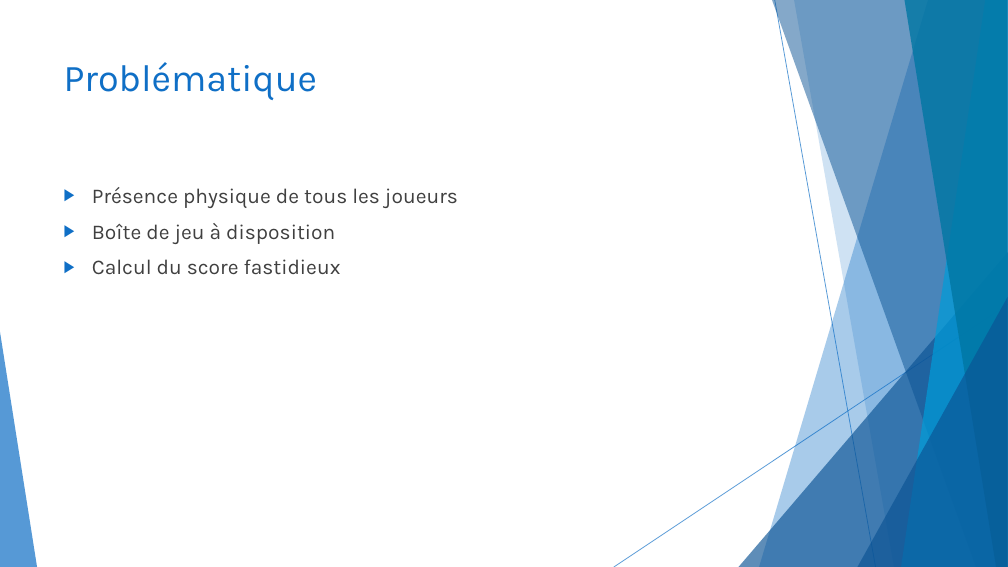
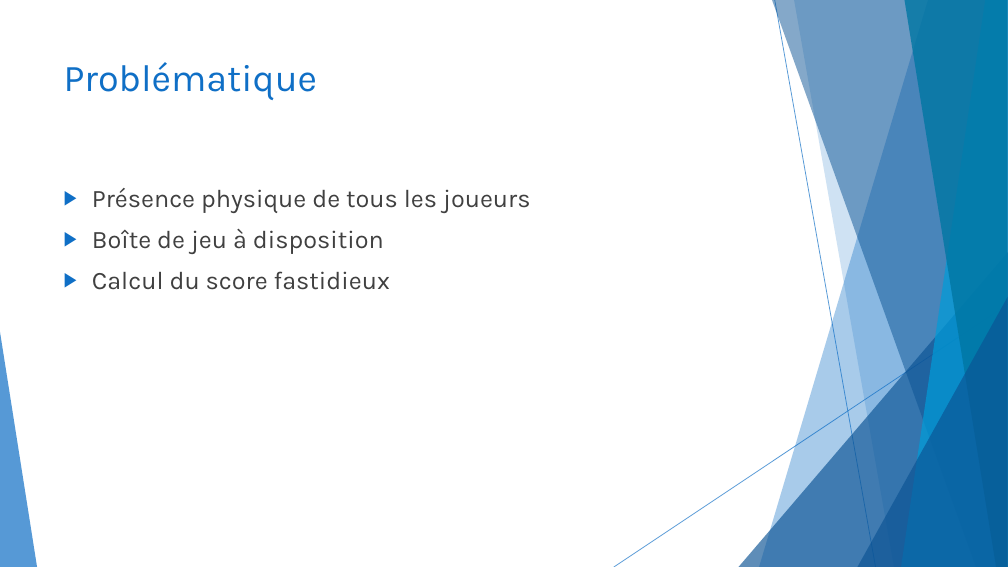
Before and after one commit to CeKonVeu/KingSkullClassicOnline, a slide deck: slide 4 of doc/King Skull Classic Online.pptx. Drawn at 1008x567 pixels with LibreOffice and Linux fonts; fonts in the diff are those of the drawing. Boxes give left, top, right and bottom in pixels: in the first picture for what was removed or moved away, otherwise in the second. Text is boxed around its words. In the diff, an @@ line names an element or a change of style, - is before the commit and + after.

```diff
--- a/doc/King Skull Classic Online.pptx
+++ b/doc/King Skull Classic Online.pptx
@@ text "Présence physique de tous les ..." at <box>92,188,530,290</box>: size 20 to 24 pt @@
```
Also in this commit, not shown: 8 other slides changed, 1 slide added.
